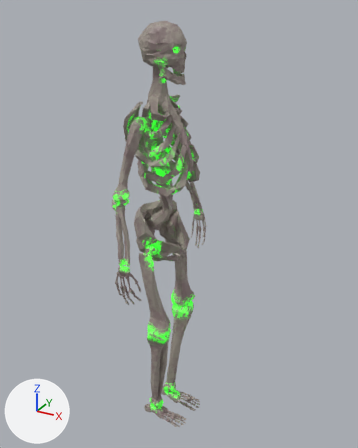
An edit to the Blender file models/actors/skeleton/skeleton_player.blend, drawn before and after from the same camera.
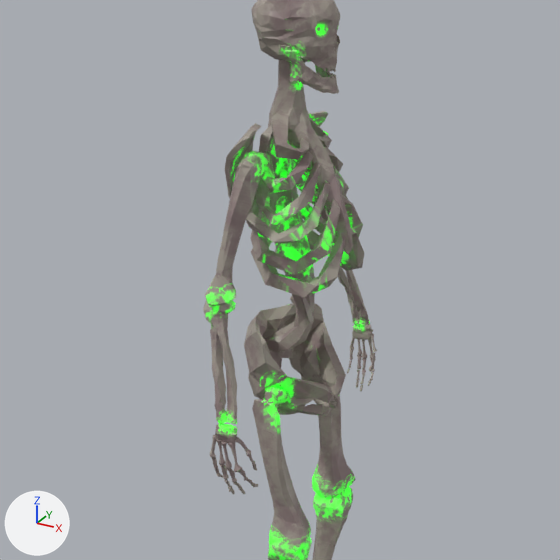
There are two pictures of each version: one whole from a 50 mm camera at (0.997, -1.68, 1.866) aimed at (0.067, 0.01, 1.02), one close up on the part from 0% to 86% of the width and 7% to 76% of the height. Arrows for +X, +Y and +Z are at lower left; the lights stay in place.

The older version as bpy lines, for what is in view:
```python
ob_index1_r = bpy.data.objects.new('Index1.R', me_cube_133)
ob_index1_r.location = (-0.005, -0.013, -0.004)
ob_index1_r.rotation_euler = (-0.0132, 0.00583, -0.00059)  # degrees (-0.8, 0.3, -0)
ob_index2_r = bpy.data.objects.new('Index2.R', me_cube_137)
ob_index2_r.location = (-0.03, -0.007, 0.006)
ob_index2_r.rotation_euler = (-0.00271, 0.0281, 0.0112)  # degrees (-0.2, 1.6, 0.6)
ob_index3_r = bpy.data.objects.new('Index3.R', me_cube_138)
ob_index3_r.location = (-0.046, -0.084, -0.017)
ob_index3_r.rotation_euler = (-0.0976, 0.0499, 0.00362)  # degrees (-5.6, 2.9, 0.2)
ob_little1_r = bpy.data.objects.new('Little1.R', me_cube_146)
ob_little1_r.location = (-0.005, -0.013, -0.004)
ob_little1_r.rotation_euler = (-0.0132, 0.00583, -0.00059)  # degrees (-0.8, 0.3, -0)
ob_little2_r = bpy.data.objects.new('Little2.R', me_cube_145)
ob_little2_r.location = (0.011, -0.011, -0.004)
ob_little2_r.rotation_euler = (-0.0114, -0.00262, -0.0264)  # degrees (-0.7, -0.2, -1.5)
ob_little3_r = bpy.data.objects.new('Little3.R', me_cube_144)
ob_little3_r.location = (0.011, -0.011, -0.004)
ob_little3_r.rotation_euler = (-0.0114, -0.00262, -0.0264)  # degrees (-0.7, -0.2, -1.5)
ob_lowerarm_r = bpy.data.objects.new('LowerArm.R', me_cube_010)
ob_lowerarm_r.location = (-0.345, -0.154, 0.031)
ob_lowerarm_r.rotation_euler = (-0.00175, 0.00815, 0.0259)  # degrees (-0.1, 0.5, 1.5)
ob_upperarm_r = bpy.data.objects.new('UpperArm.R', me_cube_012)
ob_upperarm_r.location = (-0.016, -0.002, 0.0)
ob_upperarm_r.rotation_euler = (-0.00175, 0.00816, 0.0259)  # degrees (-0.1, 0.5, 1.5)
ob_upperleg_l = bpy.data.objects.new('UpperLeg.L', me_cube_002)
ob_upperleg_l.location = (-0.002, 0.043, 0.034)
ob_upperleg_l.rotation_euler = (-0.000777, -0.000142, -0.0000127)  # degrees (0, 0, -0)
# also in view: 'Skull' at (0.004, -0.001, 1.728); 'Shoulder.R' at (-0.05, -0.119, 1.452); 'Jaw' at (0.057, 0.0, 1.641); 'LowerLeg.L' at (0.02, 0.089, 0.309); 'Pelvis' at (-0.014, -0.002, 0.969)
```
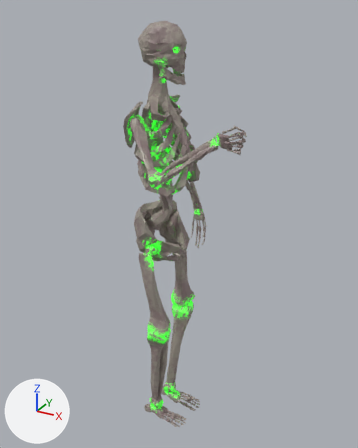
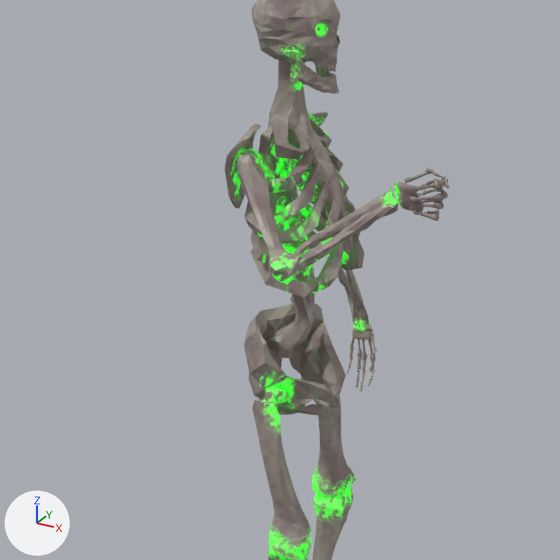
Commit message: skeleton :O

Location of each change, [x1, y1, x2, y2] in pixels of the close-ups (560 x 560 px):
'UpperArm.R', moved, turned
    before: [205, 151, 269, 306]
    after: [237, 148, 298, 283]
'LowerArm.R', moved, turned
    before: [203, 300, 237, 424]
    after: [279, 188, 398, 285]
'Wrist.R', moved, turned
    before: [215, 423, 238, 444]
    after: [394, 182, 423, 211]
'Index1.R', moved, turned
    before: [228, 442, 242, 472]
    after: [408, 179, 441, 195]
'Middle1.R', moved, turned
    before: [221, 441, 232, 469]
    after: [410, 193, 444, 204]
'Ring1.R', moved, turned
    before: [216, 439, 225, 465]
    after: [413, 202, 442, 210]
'Little1.R', moved, turned
    before: [210, 435, 217, 457]
    after: [413, 209, 439, 221]
'Thumb1.R', moved, turned
    before: [235, 437, 251, 455]
    after: [405, 168, 431, 183]
'Middle2.R', moved, turned
    before: [227, 469, 237, 482]
    after: [439, 187, 448, 199]
'Ring2.R', moved, turned
    before: [220, 464, 229, 479]
    after: [434, 200, 444, 208]
'Index2.R', moved, turned
    before: [238, 469, 248, 481]
    after: [433, 179, 445, 188]
'Middle3.R', moved, turned
    before: [233, 482, 242, 490]
    after: [422, 188, 439, 195]
'Thumb2.R', moved, turned
    before: [247, 454, 255, 465]
    after: [430, 169, 446, 180]
'Ring3.R', moved, turned
    before: [224, 479, 232, 489]
    after: [421, 200, 435, 204]
'Little2.R', moved, turned
    before: [212, 457, 218, 468]
    after: [435, 210, 439, 216]
'Index3.R', moved, turned
    before: [246, 479, 254, 486]
    after: [424, 178, 435, 185]
'Thumb3.R', moved, turned
    before: [253, 464, 257, 470]
    after: [444, 179, 450, 188]
'Little3.R', moved, turned
    before: [215, 468, 220, 476]
    after: [426, 210, 436, 214]

What the commit changed:
Object 'LowerArm.R' (ob_lowerarm_r) moves from (-0.345, -0.154, 0.031) to (1.257, 0.169, 1.332).
Object 'LowerArm.R' (ob_lowerarm_r) turns from (-0.1, 0.5, 1.5) to (69, -136, -47) degrees about x, y and z.
Object 'UpperArm.R' (ob_upperarm_r) moves from (-0.016, -0.002, 0.0) to (0.98, -0.284, 0.404).
Object 'UpperArm.R' (ob_upperarm_r) turns from (-0.1, 0.5, 1.5) to (-28, -38, 26) degrees about x, y and z.
Object 'Index1.R' (ob_index1_r) moves from (-0.005, -0.013, -0.004) to (1.32, -0.088, 1.625).
Object 'Index1.R' (ob_index1_r) turns from (-0.8, 0.3, -0) to (-68, -106, 57) degrees about x, y and z.
Object 'Index2.R' (ob_index2_r) moves from (-0.03, -0.007, 0.006) to (-0.001, 0.474, 1.092).
Object 'Index2.R' (ob_index2_r) turns from (-0.2, 1.6, 0.6) to (123, -121, -16) degrees about x, y and z.
Object 'Index3.R' (ob_index3_r) moves from (-0.046, -0.084, -0.017) to (-0.151, 0.171, 0.916).
Object 'Index3.R' (ob_index3_r) turns from (-5.6, 2.9, 0.2) to (-41, -49, 175) degrees about x, y and z.
Object 'Little1.R' (ob_little1_r) moves from (-0.005, -0.013, -0.004) to (1.32, -0.088, 1.625).
Object 'Little1.R' (ob_little1_r) turns from (-0.8, 0.3, -0) to (-68, -106, 57) degrees about x, y and z.
Object 'Little2.R' (ob_little2_r) moves from (0.011, -0.011, -0.004) to (-0.075, 0.578, 1.419).
Object 'Little2.R' (ob_little2_r) turns from (-0.7, -0.2, -1.5) to (78, -106, 23) degrees about x, y and z.
Object 'Little3.R' (ob_little3_r) moves from (0.011, -0.011, -0.004) to (-0.476, -0.16, 1.239).
Object 'Little3.R' (ob_little3_r) turns from (-0.7, -0.2, -1.5) to (131, -106, 27) degrees about x, y and z.
Object 'Middle1.R' (ob_middle1_r) moves from (-0.005, -0.013, -0.004) to (1.32, -0.088, 1.625).
Object 'Middle1.R' (ob_middle1_r) turns from (-0.8, 0.3, -0) to (-68, -106, 57) degrees about x, y and z.
Object 'Middle2.R' (ob_middle2_r) moves from (0.011, -0.011, -0.004) to (-0.103, 0.517, 1.399).
Object 'Middle2.R' (ob_middle2_r) turns from (-0.7, -0.2, -1.5) to (80, -111, 26) degrees about x, y and z.
Object 'Middle3.R' (ob_middle3_r) moves from (0.011, -0.011, -0.004) to (-0.402, -0.09, 1.159).
Object 'Middle3.R' (ob_middle3_r) turns from (-0.7, -0.2, -1.5) to (125, -114, 30) degrees about x, y and z.
Object 'Ring1.R' (ob_ring1_r) moves from (-0.005, -0.013, -0.004) to (1.32, -0.088, 1.625).
Object 'Ring1.R' (ob_ring1_r) turns from (-0.8, 0.3, -0) to (-68, -106, 57) degrees about x, y and z.
Object 'Ring2.R' (ob_ring2_r) moves from (0.011, -0.011, -0.004) to (-0.194, 0.455, 1.347).
Object 'Ring2.R' (ob_ring2_r) turns from (-0.7, -0.2, -1.5) to (95, -106, 18) degrees about x, y and z.
Object 'Ring3.R' (ob_ring3_r) moves from (0.011, -0.011, -0.004) to (-0.406, -0.422, 1.191).
Object 'Ring3.R' (ob_ring3_r) turns from (-0.7, -0.2, -1.5) to (-24, -73, -161) degrees about x, y and z.
Object 'Thumb1.R' (ob_thumb1_r) moves from (-0.005, -0.013, -0.004) to (1.276, 0.038, 1.724).
Object 'Thumb1.R' (ob_thumb1_r) turns from (-0.8, 0.3, -0) to (53, -147, -63) degrees about x, y and z.
Object 'Thumb2.R' (ob_thumb2_r) moves from (-0.005, -0.013, -0.004) to (1.194, -0.603, 1.259).
Object 'Thumb2.R' (ob_thumb2_r) turns from (-0.8, 0.3, -0) to (-93, -32, 57) degrees about x, y and z.
Object 'Thumb3.R' (ob_thumb3_r) moves from (-0.005, -0.013, -0.004) to (0.923, -0.839, 1.103).
Object 'Thumb3.R' (ob_thumb3_r) turns from (-0.8, 0.3, -0) to (-82, -20, 32) degrees about x, y and z.
Object 'Wrist.R' (ob_wrist_r) moves from (0.03, -0.002, 0.0) to (1.313, -0.086, 1.661).
Object 'Wrist.R' (ob_wrist_r) turns from (-0.1, 0.6, -7) to (-75, -112, 65) degrees about x, y and z.
